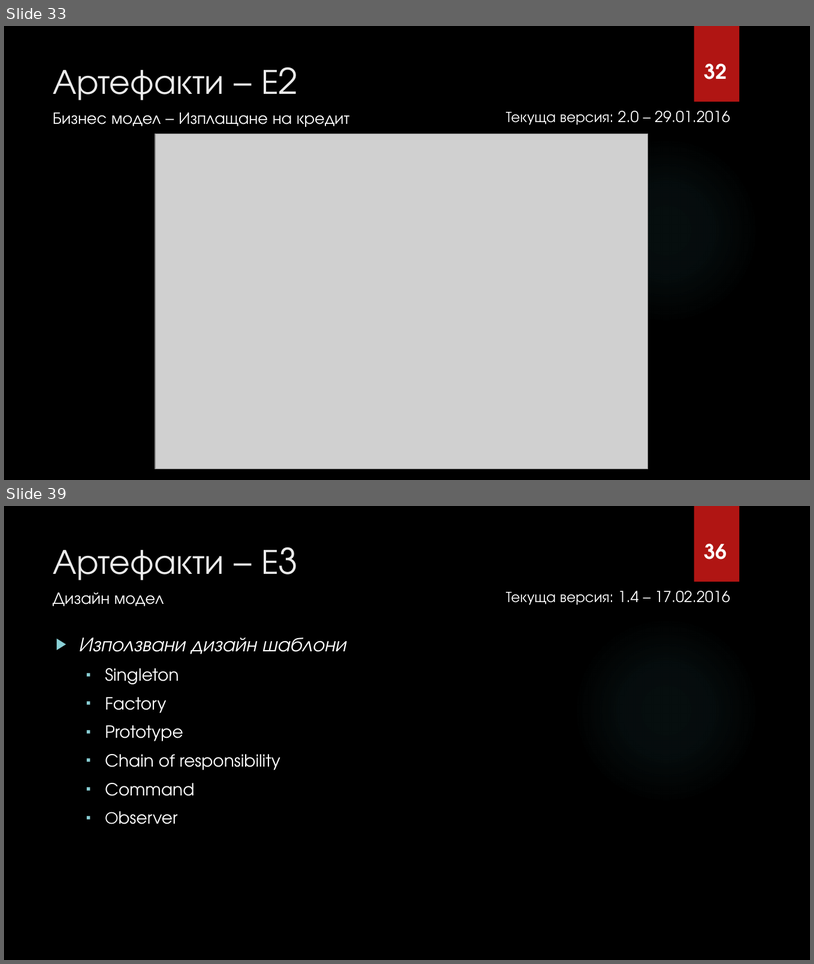
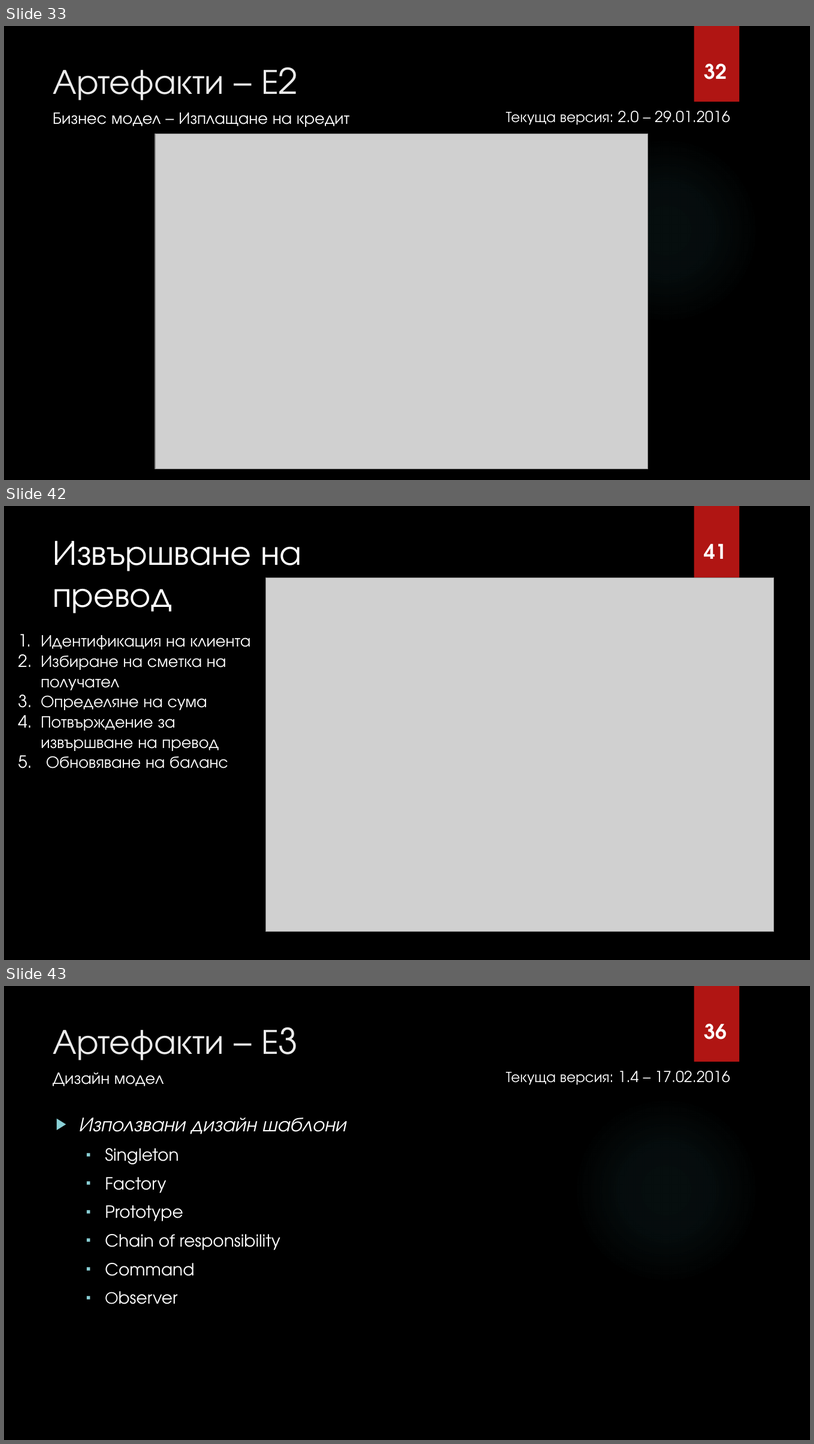
Before and after one commit to fahmiprasetya/PSS, a slide deck: I1/Current_Working_Directory/PSS ZA6TITA/ABM Presentation.pptx. Shown one above the other, each under a label of ours: slides 33 and 39 before the commit, slides 33, 42 and 43 after it; the slides between them are not shown. The pictures are 814x964 and 814x1444 pixels, drawn with LibreOffice and Linux fonts; fonts in the diff are those of the drawing; grey boxes stand for pictures; background and template pictures are left out. Boxes give left, top, right and bottom in pixels: in the first picture for what was removed or moved away, otherwise in the second. Text is boxed around its words. In the diff, an @@ line names an element or a change of style, - is before the commit and + after.

```diff
--- a/I1/Current_Working_Directory/PSS ZA6TITA/ABM Presentation.pptx
+++ b/I1/Current_Working_Directory/PSS ZA6TITA/ABM Presentation.pptx
@@ slide 42 added at [4,506,810,960], background picture (left out); not listed: 1 template element that a slide beside it also shows @@
@@ text added at [53,541,302,613], 42 pt, text #FFFFFF @@
+Извършване на превод
@@ text added at [705,544,728,559], 24 pt, text #FFFFFF, bold @@
+41
@@ picture added at [266,578,775,932] @@
@@ text added at [18,635,251,768], 20 pt, text #FFFFFF @@
+1. Идентификация на клиента
+2. Избиране на сметка на получател
+3. Определяне на сума
+4. Потвърждение за извършване на превод
+5. Обновяване на баланс
@@ what was slide 39 is now slide 43 @@
```
Also in this commit, not shown: 9 slides changed, 5 other slides added.
